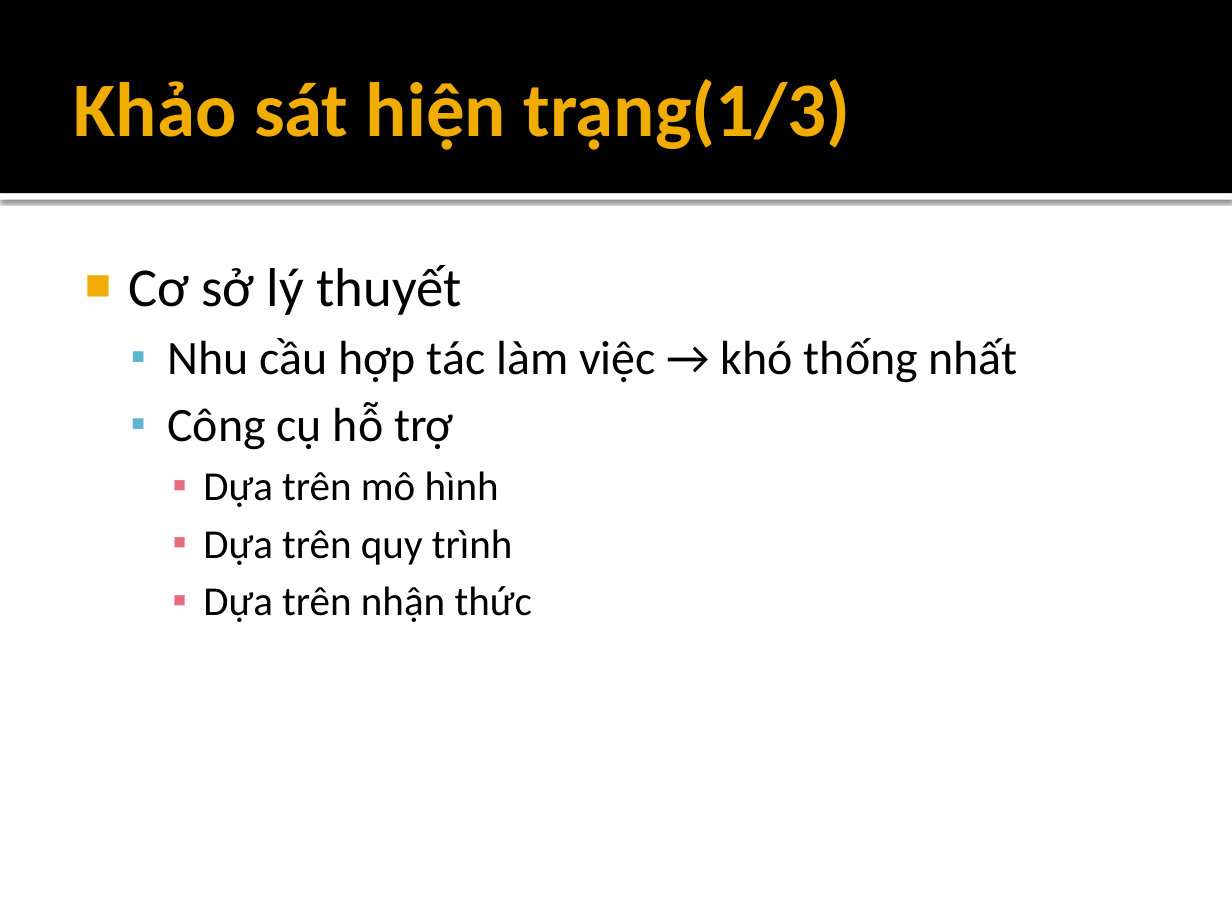
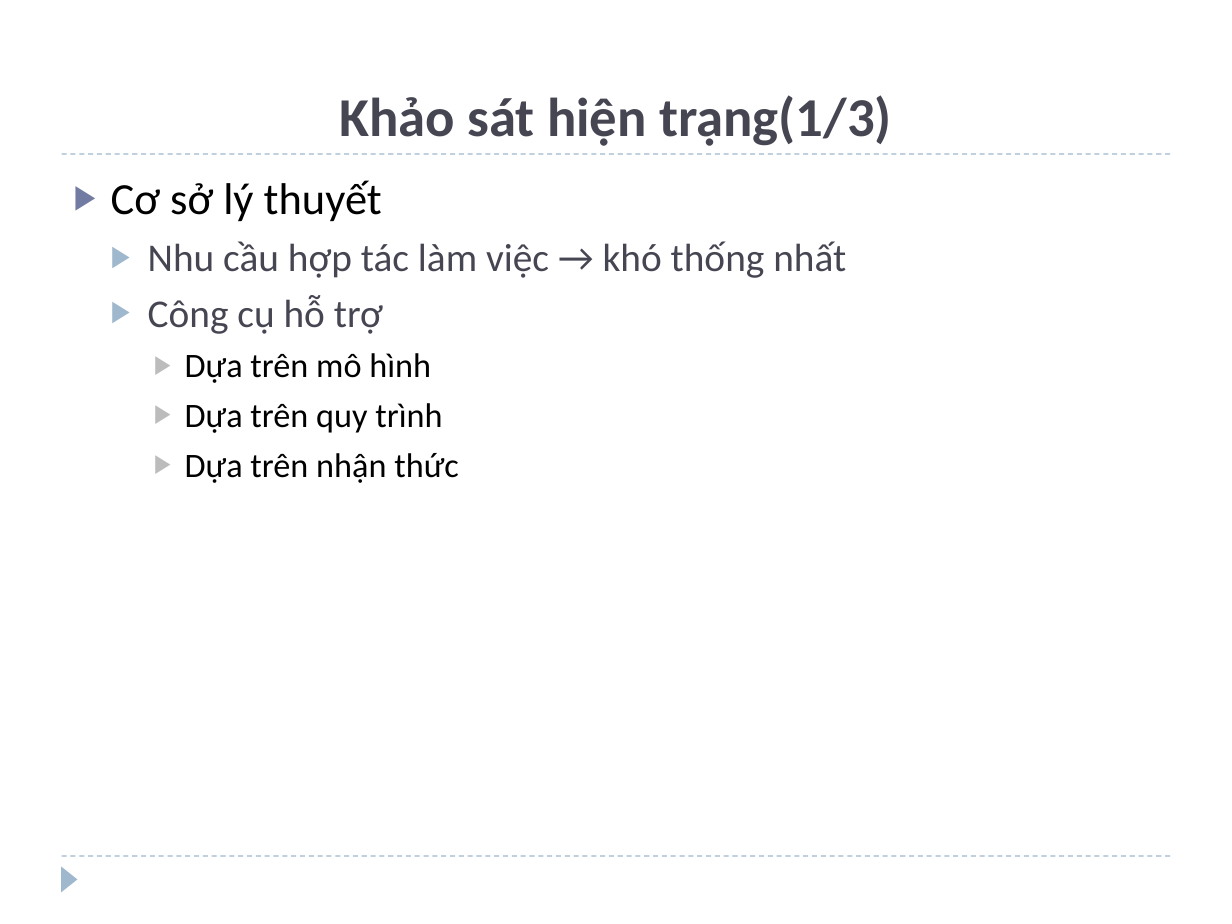
Before and after one commit to andungtra/he-thong-quan-ly-tuong-tac, a slide deck: slide 6 of Report/ppt/Presentation.pptx. Drawn at 1232x924 pixels with LibreOffice and Linux fonts; fonts in the diff are those of the drawing; background and template pictures are left out. Boxes give left, top, right and bottom in pixels: in the first picture for what was removed or moved away, otherwise in the second. Text is boxed around its words. In the diff, an @@ line names an element or a change of style, - is before the commit and + after.

```diff
--- a/Report/ppt/Presentation.pptx
+++ b/Report/ppt/Presentation.pptx
@@ rectangle removed at bbox=[0, 0, 1232, 193] @@
@@ title "Khảo sát hiện trạng(1/3)" at bbox=[339, 95, 892, 146]: size 45 to 32 pt, text colour #F0AD00 to #464653; alignment left to centre; vertical alignment middle to bottom @@
@@ text "Cơ sở lý thuyết": place and size @@
-text "Cơ sở lý thuyết" at bbox=[128, 265, 1018, 622]
+text "Cơ sở lý thuyết" at bbox=[111, 180, 846, 483]
@@ text "Cơ sở lý thuyết" at bbox=[111, 180, 846, 483]: size 32 to 26 pt in "Cơ sở lý thuyết"; size 28 to 23 pt, text colour #000000 to #464653 in "Nhu cầu hợp tác làm việc → ...", "Công cụ hỗ trợ"; size 24 to 20 pt in "Dựa trên mô hình", "Dựa trên quy trình", "Dựa trên nhận thức"; bullet ■ to ▶; more space between paragraphs; bullet colour #F0AD00 to #727CA3; bullet ▪ to ▶; bullet colour #60B5CC to #9FB8CD; bullet colour #E66C7D to #BDBDBD @@
@@ line added from (62, 154) to (1170, 154), #9FB8CD 0.75 pt dashed @@
@@ rectangle removed at bbox=[0, 193, 1232, 200] @@
@@ line added from (62, 856) to (1170, 856), #9FB8CD 0.75 pt dashed @@
@@ triangle added at bbox=[62, 866, 78, 892], fill #9FB8CD @@
```
Also in this commit, not shown: 19 other slides changed, 2 slides added, 2 slides removed.
